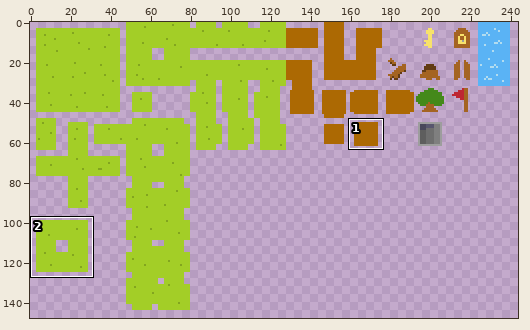
A sprite sheet gets an edit: Assets/Sprites/Tilesets/tileset.png. The first picture is a wide view before the edit; the outline marks the close-up.
Close-up. Before the edit:
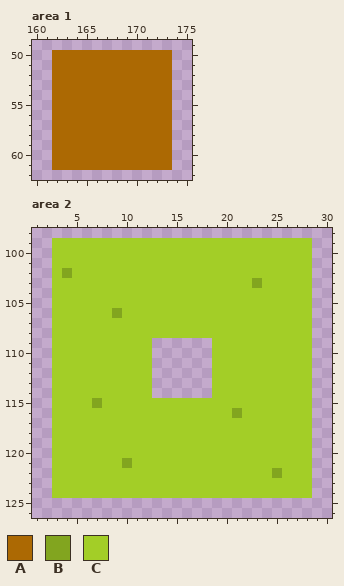
The file is 256x256 pixels. Shown: area 1: x 160..175, y 49..62; area 2: x 1..30, y 98..126. The wide view leaves out empty margins. The commit also changed other parts of the picture, which this record leaves out.
Palette (. is transparent): A #ac6903  B #82a51f  C #a3ce27
The same view after the edit:
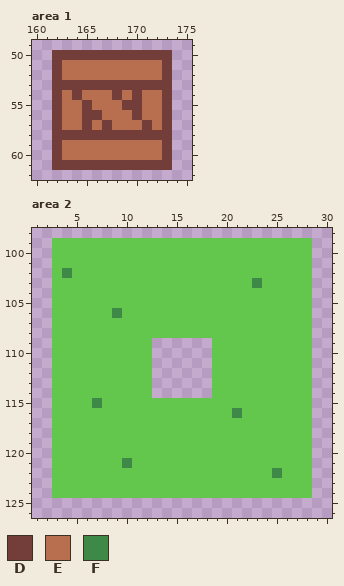
Colours new in this view: D #733e39  E #b86f50  F #3e8948
Edits made:
colour C: #a3ce27 -> #63c74d
Area 1:
y 50: x 162..173 AAAAAAAAAAAA -> DDDDDDDDDDDD
y 51..52: x 162..173 AAAAAAAAAAAA -> DEEEEEEEEEED
y 53: x 162..173 AAAAAAAAAAAA -> DDDDDDDDDDDD
y 54: x 162..173 AAAAAAAAAAAA -> DEDEEEDEDEED
y 55: x 162..173 AAAAAAAAAAAA -> DEEDEEEDDEED
y 56: x 162..173 AAAAAAAAAAAA -> DEEDDEEEDEED
y 57: x 162..173 AAAAAAAAAAAA -> DEEDEDEEEDED
y 58: x 162..173 AAAAAAAAAAAA -> DDDDDDDDDDDD
y 59..60: x 162..173 AAAAAAAAAAAA -> DEEEEEEEEEED
y 61: x 162..173 AAAAAAAAAAAA -> DDDDDDDDDDDD
Area 2:
y 102: x 4 B -> F
y 103: x 23 B -> F
y 106: x 9 B -> F
y 115: x 7 B -> F
y 116: x 21 B -> F
y 121: x 10 B -> F
y 122: x 25 B -> F
Where, in picture pixels (left, top, right, bottom), the same in both close-ups:
changed: (52, 50, 172, 170)
changed: (52, 238, 312, 498)
